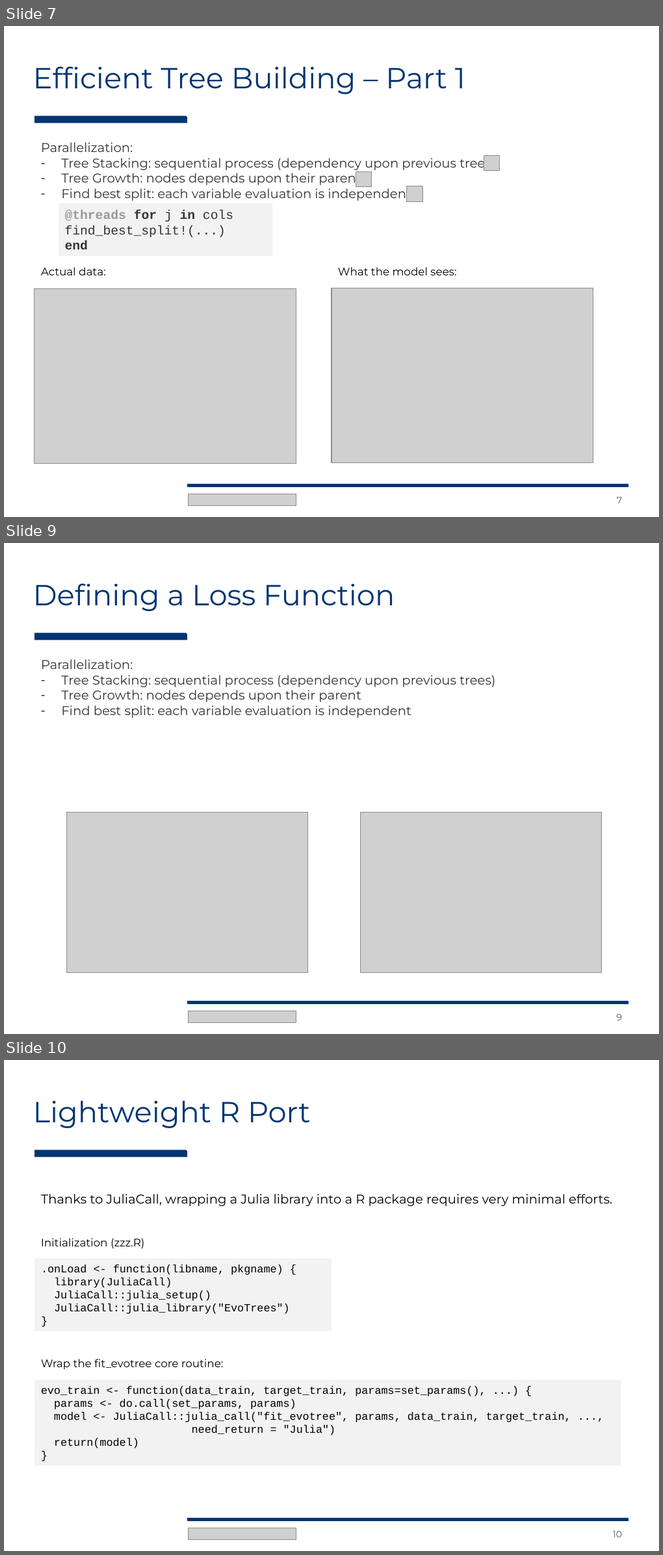
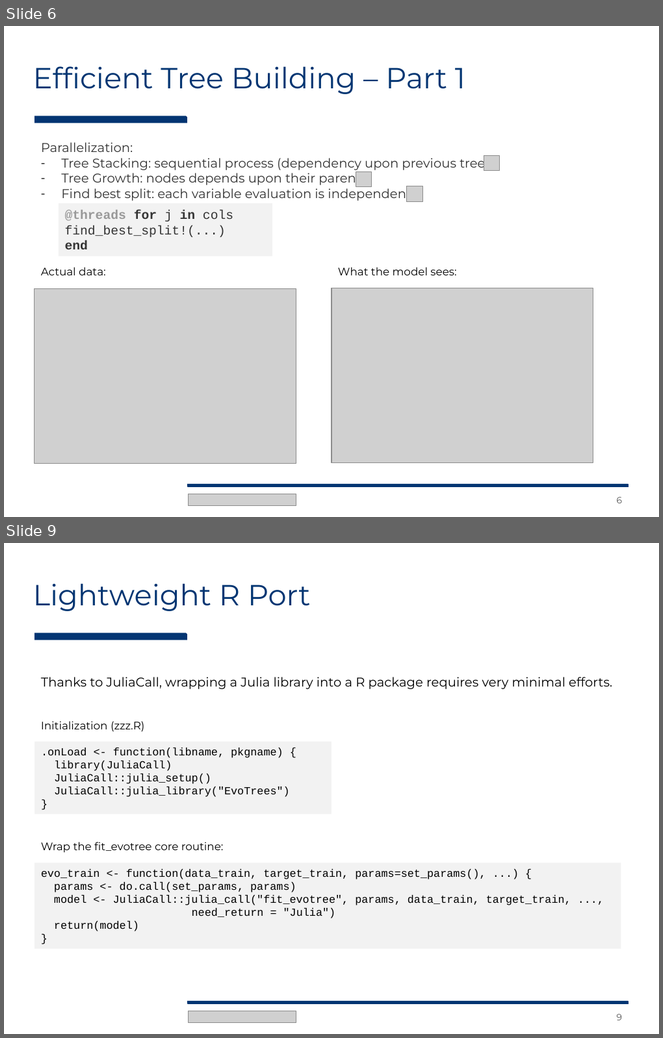
Before and after one commit to Evovest/EvoTrees.jl, a slide deck: blog/EvoTrees - Intro to Gradient Boosting Trees.pptx. Shown one above the other, each under a label of ours: slides 7, 9 and 10 before the commit, slides 6 and 9 after it; the slides between them are not shown. The pictures are 663x1555 and 663x1038 pixels, drawn with LibreOffice and Linux fonts; fonts in the diff are those of the drawing; grey boxes stand for pictures. Boxes give left, top, right and bottom in pixels: in the first picture for what was removed or moved away, otherwise in the second. Text is boxed around its words. In the diff, an @@ line names an element or a change of style, - is before the commit and + after.

```diff
--- a/blog/EvoTrees - Intro to Gradient Boosting Trees.pptx
+++ b/blog/EvoTrees - Intro to Gradient Boosting Trees.pptx
@@ slide 9 removed at box(4, 543, 659, 1034), background #FFFFFF @@
@@ title removed at box(33, 583, 395, 611) @@
-Defining a Loss Function
@@ snip rect removed at box(35, 633, 187, 640) @@
@@ text removed at box(41, 659, 495, 718) @@
-Parallelization:
-– Tree Stacking: sequential process (dependency upon previous trees)
-– Tree Growth: nodes depends upon their parent
-– Find best split: each variable evaluation is independent
@@ picture removed at box(67, 812, 308, 973) @@
@@ picture removed at box(361, 812, 602, 973) @@
@@ snip diag rect removed at box(187, 1001, 629, 1005) @@
@@ picture removed at box(188, 1012, 296, 1023) @@
@@ page number removed at box(617, 1014, 623, 1021) @@
-9
@@ what was slide 7 is now slide 6 @@
@@ page number at box(617, 497, 623, 504): text changed @@
-7
+6
@@ what was slide 10 is now slide 9 @@
@@ page number at box(617, 1014, 623, 1021): text changed @@
-10
+9
```
Also in this commit, not shown: 5 slides changed, 1 slide added, 1 other slide removed.
